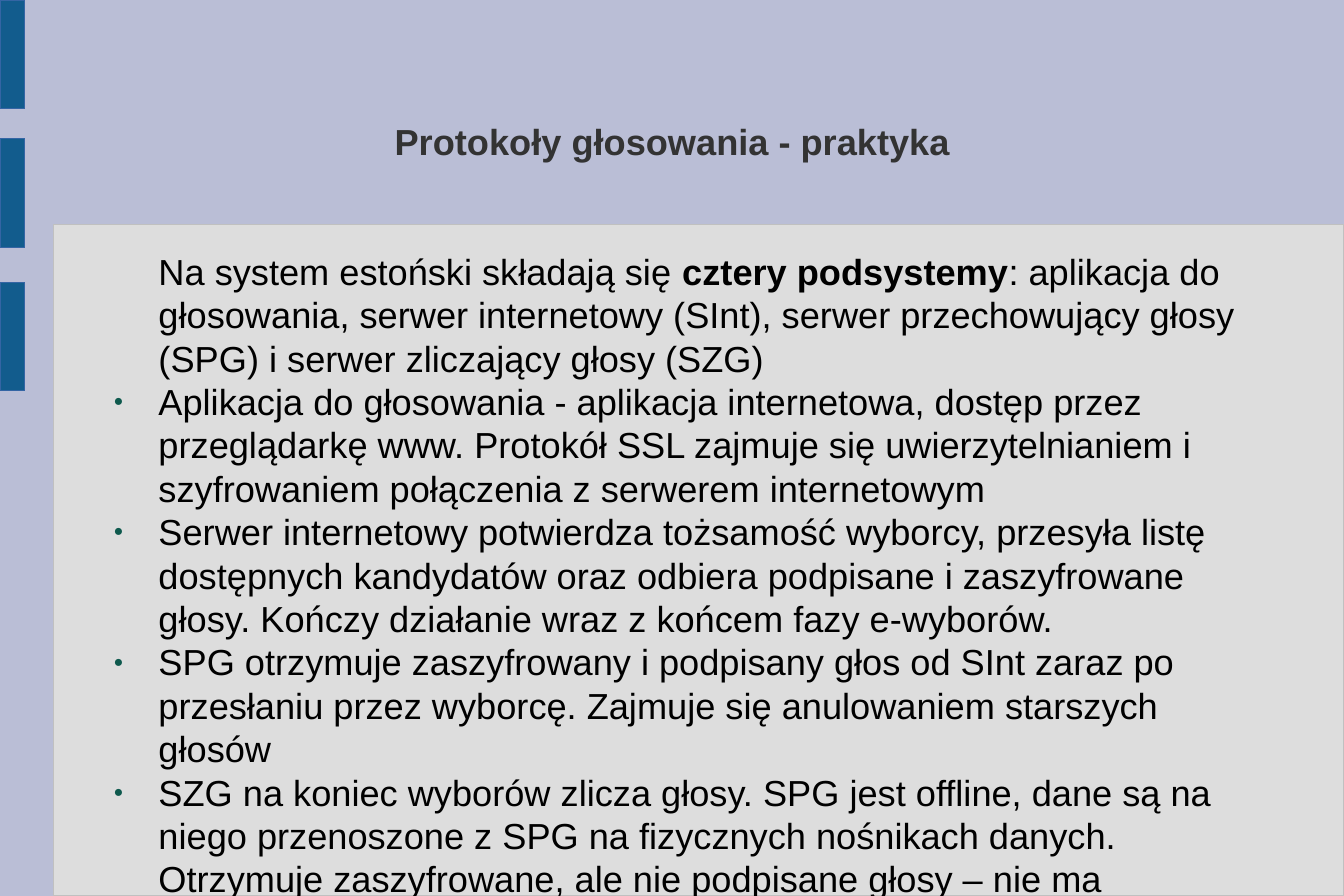
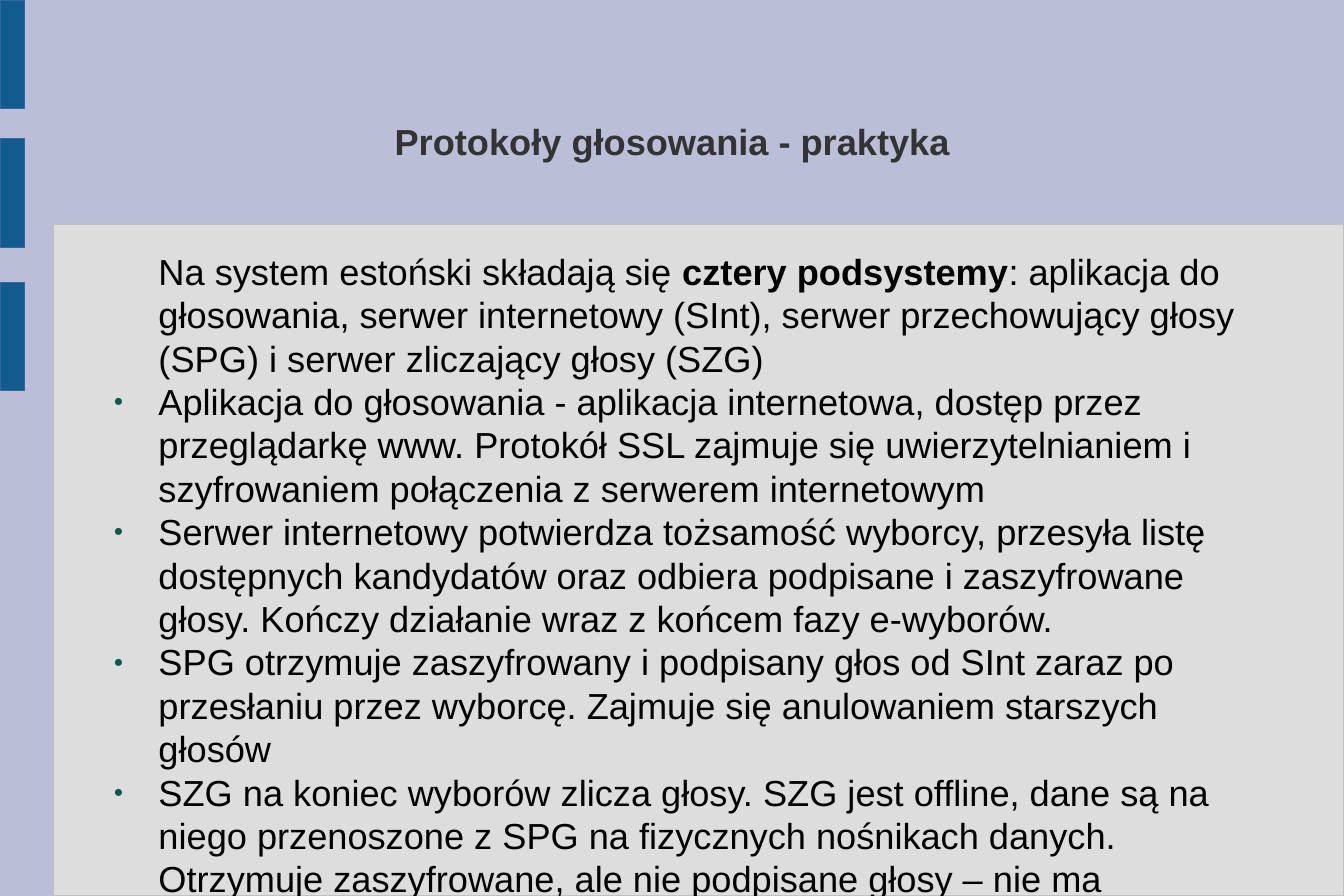
Before and after one commit to abhay123lp/internetvotingsystem, a slide deck: slide 23 of Tutorial/2. Protokoly (dla zainteresowanych).odp. Drawn at 1344x896 pixels with LibreOffice and Linux fonts; fonts in the diff are those of the drawing. Boxes give left, top, right and bottom in pixels: in the first picture for what was removed or moved away, otherwise in the second. Text is boxed around its words. In the diff, an @@ line names an element or a change of style, - is before the commit and + after.

```diff
--- a/Tutorial/2. Protokoly (dla zainteresowanych).odp
+++ b/Tutorial/2. Protokoly (dla zainteresowanych).odp
@@ text at <box>158,779,1209,896</box>: text changed @@
-● SZG na koniec wyborów zlicza głosy. SPG jest offline, dane są na niego przenoszone z SPG na fizycznych nośnikach danych. Otrzymuje zaszyfrowane, ale nie podpisane głosy – nie ma połączenia głosu z wyborcą
+● SZG na koniec wyborów zlicza głosy. SZG jest offline, dane są na niego przenoszone z SPG na fizycznych nośnikach danych. Otrzymuje zaszyfrowane, ale nie podpisane głosy – nie ma połączenia głosu z wyborcą
```
